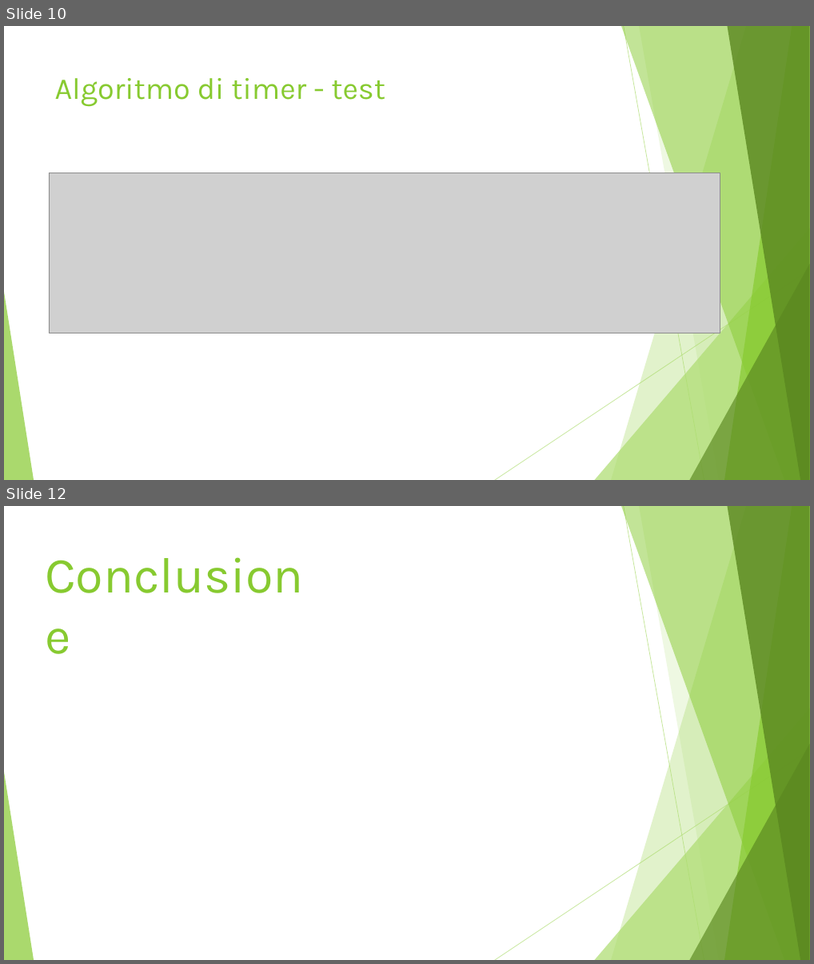
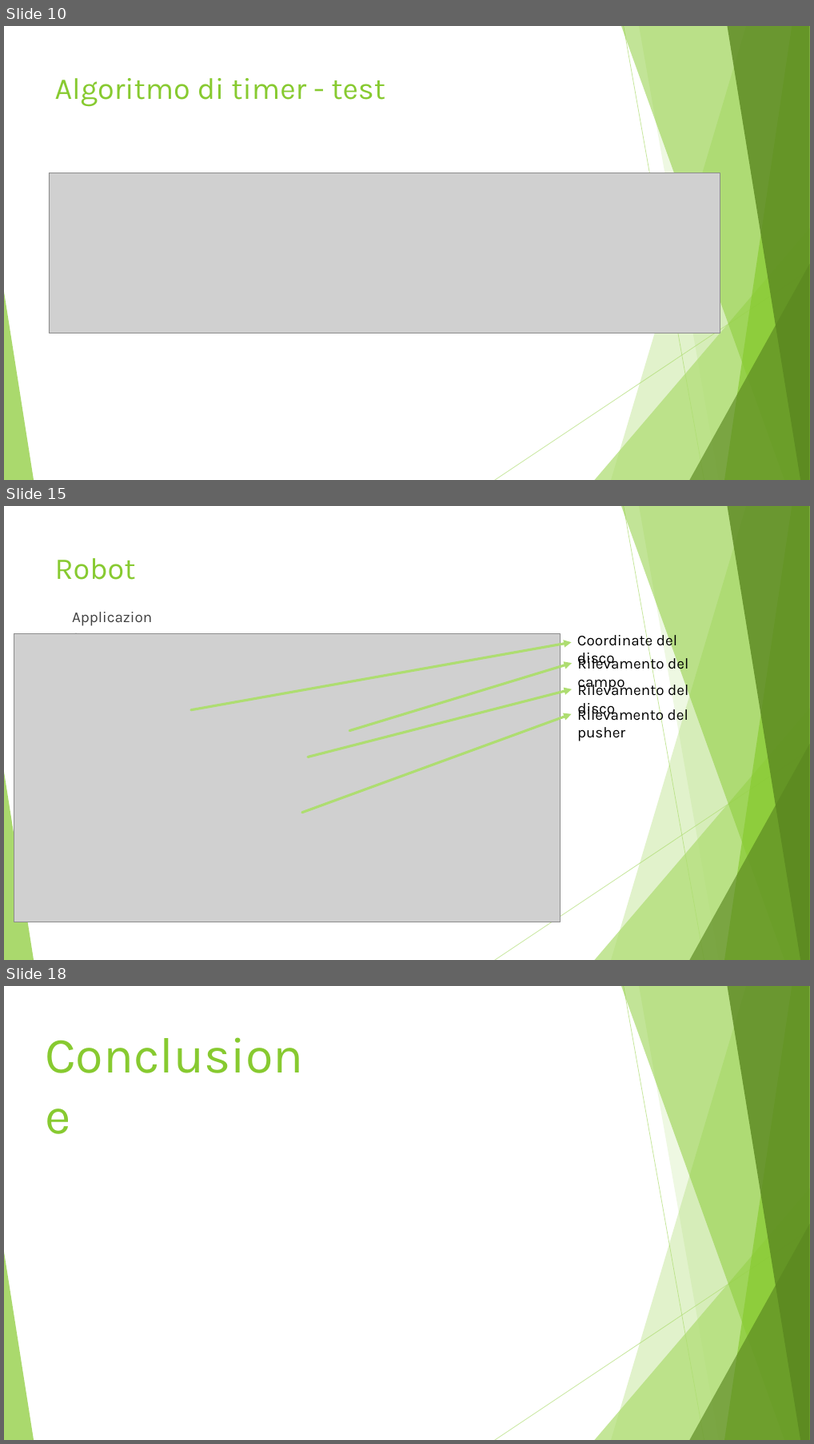
Before and after one commit to LuMug/AirIceHockey, a slide deck: Presentazione.pptx. Shown one above the other, each under a label of ours: slides 10 and 12 before the commit, slides 10, 15 and 18 after it; the slides between them are not shown. The pictures are 814x964 and 814x1444 pixels, drawn with LibreOffice and Linux fonts; fonts in the diff are those of the drawing; grey boxes stand for pictures. Boxes give left, top, right and bottom in pixels: in the first picture for what was removed or moved away, otherwise in the second. Text is boxed around its words. In the diff, an @@ line names an element or a change of style, - is before the commit and + after.

```diff
--- a/Presentazione.pptx
+++ b/Presentazione.pptx
@@ slide 15 added at bbox=[4, 506, 810, 960], background #FFFFFF; not listed: 10 template elements that a slide beside it also shows @@
@@ title added at bbox=[55, 558, 136, 580], 36 pt, text #87CA30 @@
+Robot
@@ text added at bbox=[66, 604, 165, 634], 18 pt, text #404040 @@
+Applicazione
@@ picture added at bbox=[14, 634, 561, 922] @@
@@ arrow added from (191, 710) to (572, 642), #AEDD71 3 pt @@
@@ text added at bbox=[578, 632, 678, 668], 18 pt, text #000000 @@
+Coordinate del disco
@@ arrow added from (350, 731) to (572, 663), #AEDD71 3 pt @@
@@ text added at bbox=[578, 655, 689, 692], 18 pt, text #000000 @@
+Rilevamento del campo
@@ arrow added from (308, 757) to (572, 689), #AEDD71 3 pt @@
@@ text added at bbox=[578, 681, 689, 718], 18 pt, text #000000 @@
+Rilevamento del disco
@@ arrow added from (302, 812) to (572, 714), #AEDD71 3 pt @@
@@ text added at bbox=[578, 706, 689, 741], 18 pt, text #000000 @@
+Rilevamento del pusher
@@ what was slide 12 is now slide 18 @@
```
Also in this commit, not shown: 6 other slides added, 1 slide removed.
